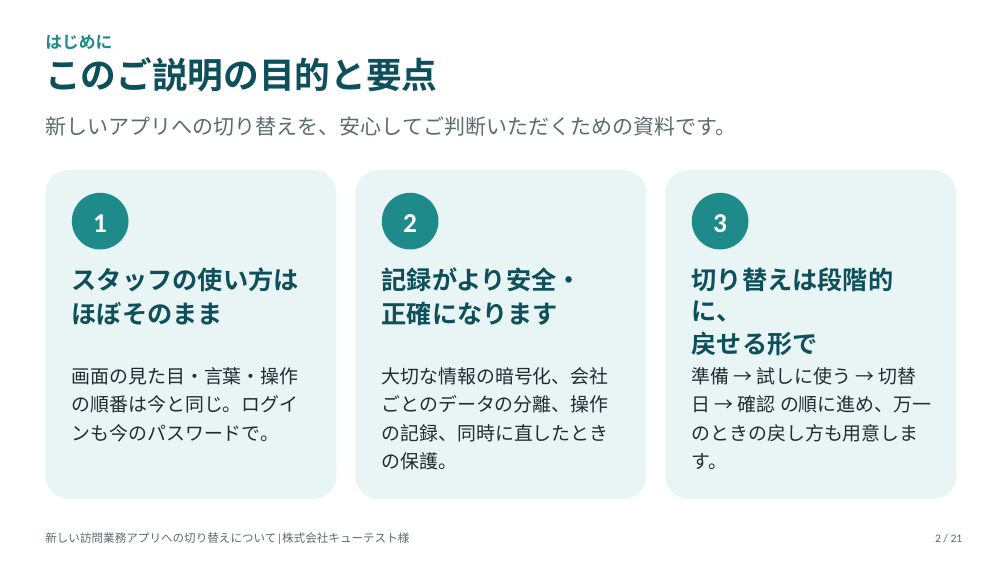
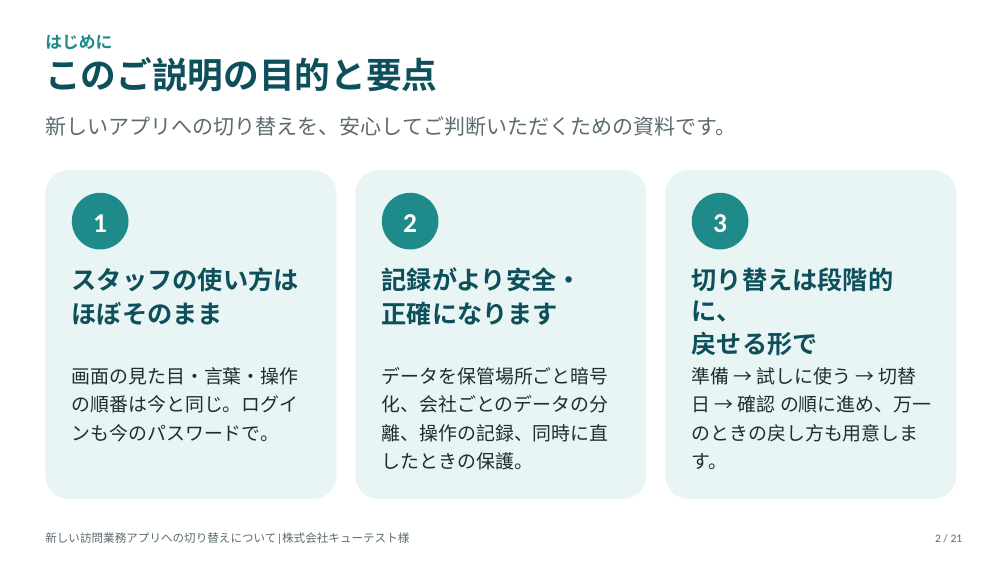
Before and after one commit to katahimo-dev/katahimo-app, a slide deck: slide 2 of doc/partner/新アプリ切替のご説明_キューテスト様.pptx. Drawn at 1008x567 pixels with LibreOffice and Linux fonts; fonts in the diff are those of the drawing. Boxes give left, top, right and bottom in pixels: in the first picture for what was removed or moved away, otherwise in the second. Text is boxed around its words. In the diff, an @@ line names an element or a change of style, - is before the commit and + after.

```diff
--- a/doc/partner/新アプリ切替のご説明_キューテスト様.pptx
+++ b/doc/partner/新アプリ切替のご説明_キューテスト様.pptx
@@ text at <box>382,367,609,470</box>: text changed @@
-大切な情報の暗号化、会社ごとのデータの分離、操作の記録、同時に直したときの保護。
+データを保管場所ごと暗号化、会社ごとのデータの分離、操作の記録、同時に直したときの保護。
```
Also in this commit, not shown: 2 other slides changed, 3 other files.
